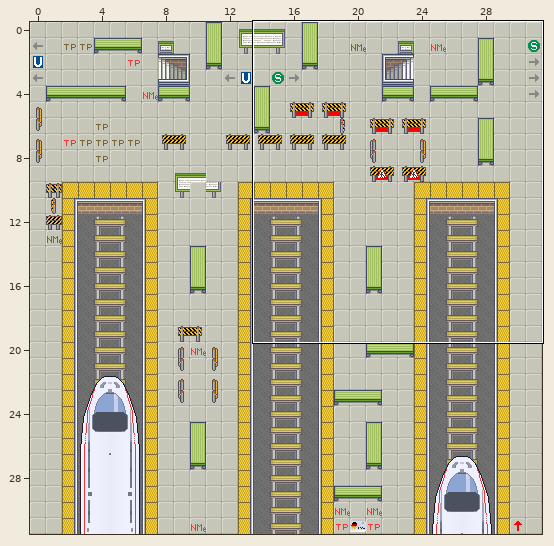
Two states of a Tiled map, maps/tiled_map_level_2.tmx. The picture above shows the old version from afar; the outline marks the close-up.
Close-up. Before the edit:
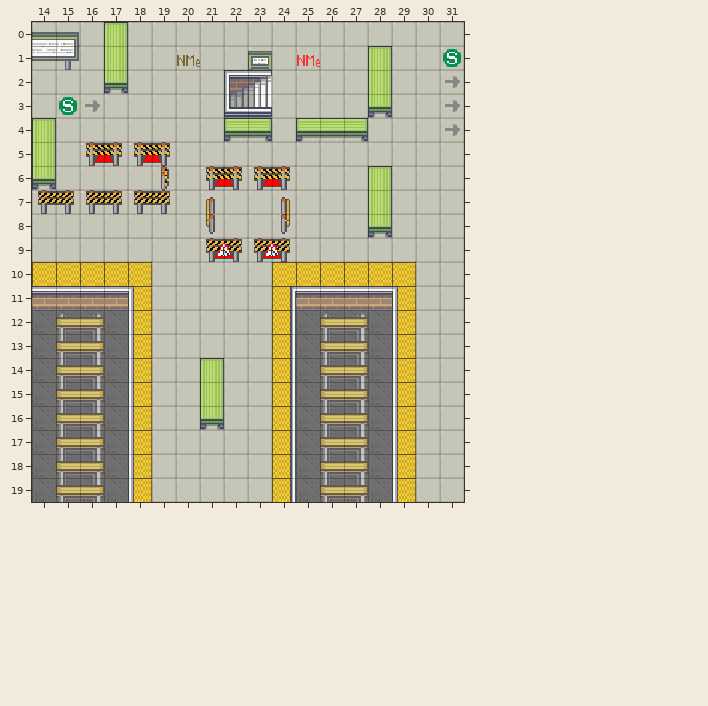
Cells are 16x16 px. Shown: x 14..31, y 0..19. The commit also changed other parts of the map, which this record leaves out. Tiles whose own drawing changed are shown in their newer look in all pictures.
New version:
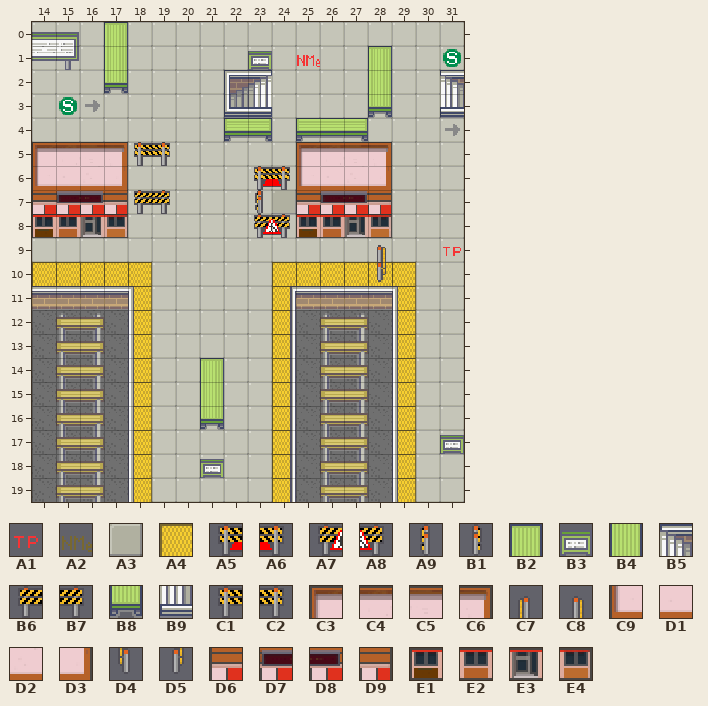
Key: from "level2_tileset": A1 3, A2 4, A3 9, A4 19, A5 25, A6 26, A7 35, A8 36, A9 45, B1 46, B2 47, B3 51, B4 57, B5 62, B6 64, B7 65, B8 67, B9 72, C1 74, C2 75, C3 100, C4 101, C5 102, C6 103, C7 108, C8 109, C9 110, D1 111, D2 112, D3 113, D4 118, D5 119, D6 120, D7 121, D8 122, D9 123, E1 130, E2 131, E3 132, E4 133.
__ is an empty cell.
Tiles replaced or removed in this view: A2, A4, A5, A6, A7, A8, B1, B2, B4, B6, B7, B8, C7, C8, D4, D5.
The exact change:
Changed rows in their new state; .. is an unchanged cell.
Layer "圖塊層 2":
first column x 14:
 1 .. .. .. .. .. .. __ .. .. .. .. .. .. .. .. .. .. ..
 2 .. .. .. .. .. .. .. .. .. .. .. .. .. .. .. .. .. B5
 3 .. .. .. .. .. .. .. .. .. .. .. .. .. .. .. .. .. B9
 4 __ .. .. .. .. .. .. .. .. .. .. .. .. .. .. .. .. ..
 5 C3 C4 C5 C6 C1 C2 .. .. .. .. .. C3 C4 C5 C6 .. .. ..
 6 C9 D1 D2 D3 .. __ .. __ __ .. .. C9 D1 D2 D3 .. .. ..
 7 D6 D7 D8 D9 .. .. .. __ .. A9 A3 D6 D7 D8 D9 .. .. ..
 8 E1 E2 E3 E4 .. .. .. __ .. A7 A8 E1 E2 E3 E4 .. .. ..
 9 .. .. .. .. .. .. .. __ __ __ __ .. .. .. C8 .. .. A1
10 .. .. .. .. .. .. .. .. .. .. .. .. .. .. D5 .. .. ..
first column x 21:
17 .. .. .. .. .. .. .. .. .. .. B3
18 B3 .. .. .. .. .. .. .. .. .. ..
